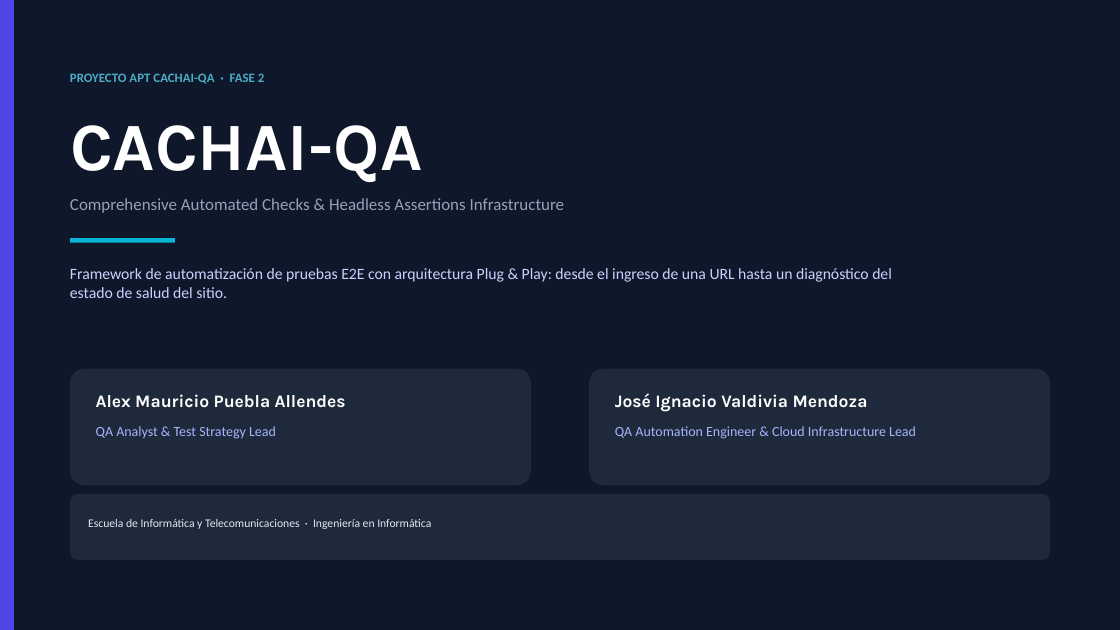
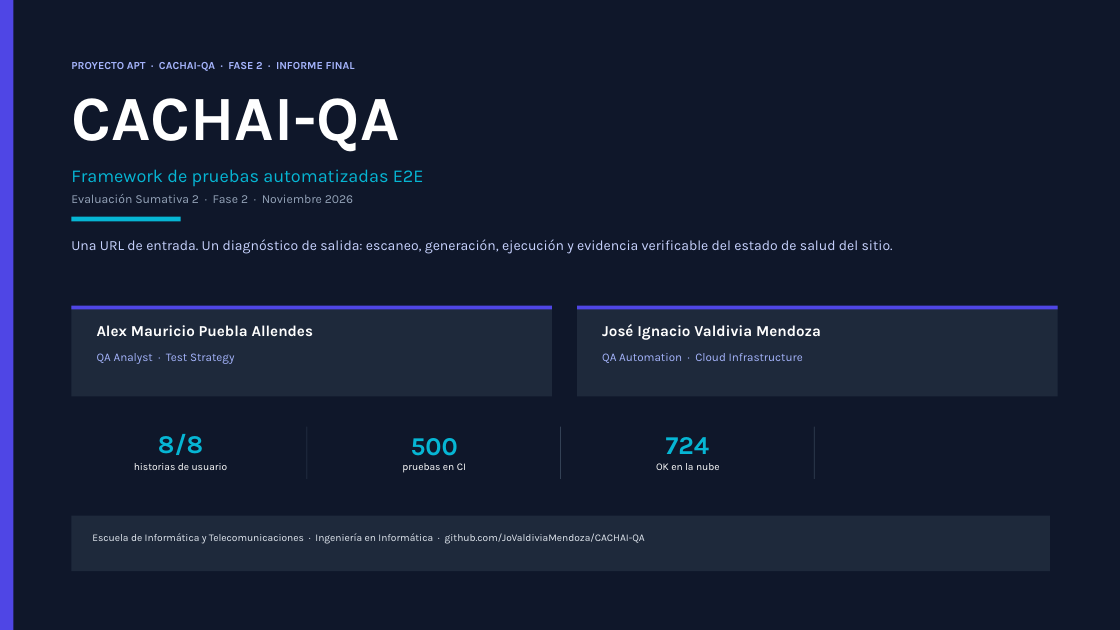
Before and after one commit to JoValdiviaMendoza/CACHAI-QA, a slide deck: slide 1 of Fase 2/Evidencias Grupales/Presentacion_Fase2.pptx. Drawn at 1120x630 pixels with LibreOffice and Linux fonts; fonts in the diff are those of the drawing. Boxes give left, top, right and bottom in pixels: in the first picture for what was removed or moved away, otherwise in the second. Text is boxed around its words. In the diff, an @@ line names an element or a change of style, - is before the commit and + after.

```diff
--- a/Fase 2/Evidencias Grupales/Presentacion_Fase2.pptx
+++ b/Fase 2/Evidencias Grupales/Presentacion_Fase2.pptx
@@ text "CACHAI-QA": place and size @@
-text "CACHAI-QA" at box(70, 125, 422, 182)
+text "CACHAI-QA" at box(71, 98, 399, 152)
@@ text "CACHAI-QA" at box(71, 98, 399, 152): size 58 to 54 pt; less space between paragraphs @@
@@ text at box(71, 62, 355, 71): text changed; size 11 to 9.2 pt; font Calibri to Karla; text colour #4BACC6 to #A5B4FC @@
-PROYECTO APT CACHAI-QA · FASE 2
+PROYECTO APT · CACHAI-QA · FASE 2 · INFORME FINAL
@@ text added at box(71, 169, 424, 186), 15.5 pt, text #06B6D4 @@
+Framework de pruebas automatizadas E2E
@@ text removed at box(70, 198, 565, 213) @@
-Comprehensive Automated Checks & Headless Assertions Infrastructure
@@ text added at box(71, 194, 353, 203), 10.5 pt, text #94A3B8 @@
+Evaluación Sumativa 2 · Fase 2 · Noviembre 2026
@@ rectangle: place and size @@
-rectangle at box(70, 238, 175, 243)
+rectangle at box(71, 217, 181, 222)
@@ text at box(71, 239, 893, 254): text changed; size 13.5 to 12 pt; font Calibri to Karla @@
-Framework de automatización de pruebas E2E con arquitectura Plug & Play: desde el ingreso de una URL hasta un diagnóstico del estado de salud del sitio.
+Una URL de entrada. Un diagnóstico de salida: escaneo, generación, ejecución y evidencia verificable del estado de salud del sitio.
@@ rectangle added at box(71, 306, 552, 397), fill #1E293B @@
@@ rectangle added at box(71, 306, 552, 309), fill #4F46E5 @@
@@ text "Alex Mauricio Puebla Allendes" at box(97, 325, 313, 336): size 15 to 13 pt; less space between paragraphs @@
@@ text "Alex Mauricio Puebla Allendes": place and size @@
-text "Alex Mauricio Puebla Allendes" at box(96, 394, 346, 408)
+text "Alex Mauricio Puebla Allendes" at box(97, 325, 313, 336)
@@ rectangle added at box(577, 306, 1058, 397), fill #1E293B @@
@@ rectangle added at box(577, 306, 1058, 309), fill #4F46E5 @@
@@ text "José Ignacio Valdivia Mendoza": place and size @@
-text "José Ignacio Valdivia Mendoza" at box(615, 393, 868, 412)
+text "José Ignacio Valdivia Mendoza" at box(602, 324, 821, 340)
@@ text "José Ignacio Valdivia Mendoza" at box(602, 324, 821, 340): size 15 to 13 pt; less space between paragraphs @@
@@ text at box(97, 353, 235, 364): text changed; size 12 to 10 pt; font Calibri to Karla @@
-QA Analyst & Test Strategy Lead
+QA Analyst · Test Strategy
@@ text at box(602, 353, 803, 363): text changed; size 12 to 10 pt; font Calibri to Karla @@
-QA Automation Engineer & Cloud Infrastructure Lead
+QA Automation · Cloud Infrastructure
@@ rounded rectangle removed at box(70, 369, 531, 486) @@
@@ rounded rectangle removed at box(589, 369, 1050, 486) @@
@@ text added at box(158, 434, 203, 455), 22 pt, text #06B6D4, bold @@
+8/8
@@ rectangle added at box(307, 427, 308, 479), fill #334155 @@
@@ text added at box(411, 438, 458, 456), 22 pt, text #06B6D4, bold @@
+500
@@ rectangle added at box(560, 427, 561, 479), fill #334155 @@
@@ text added at box(666, 437, 709, 454), 22 pt, text #06B6D4, bold @@
+724
@@ rectangle added at box(814, 427, 815, 479), fill #334155 @@
@@ text added at box(134, 463, 228, 470), 8.8 pt, text #FFFFFF @@
+historias de usuario
@@ text added at box(402, 463, 466, 473), 8.8 pt, text #FFFFFF @@
+pruebas en CI
@@ text added at box(656, 463, 720, 470), 8.8 pt, text #FFFFFF @@
+OK en la nube
@@ rectangle: place and size @@
-rectangle at box(70, 494, 1050, 560)
+rectangle at box(71, 516, 1050, 571)
@@ rectangle at box(71, 516, 1050, 571): rounded rectangle to rectangle @@
@@ text at box(92, 533, 645, 544): text changed; size 10 to 8.8 pt; font Calibri to Karla @@
-Escuela de Informática y Telecomunicaciones · Ingeniería en Informática
+Escuela de Informática y Telecomunicaciones · Ingeniería en Informática · github.com/JoValdiviaMendoza/CACHAI-QA
```
Also in this commit, not shown: 4 other slides changed, 3 slides added, 3 slides removed.
